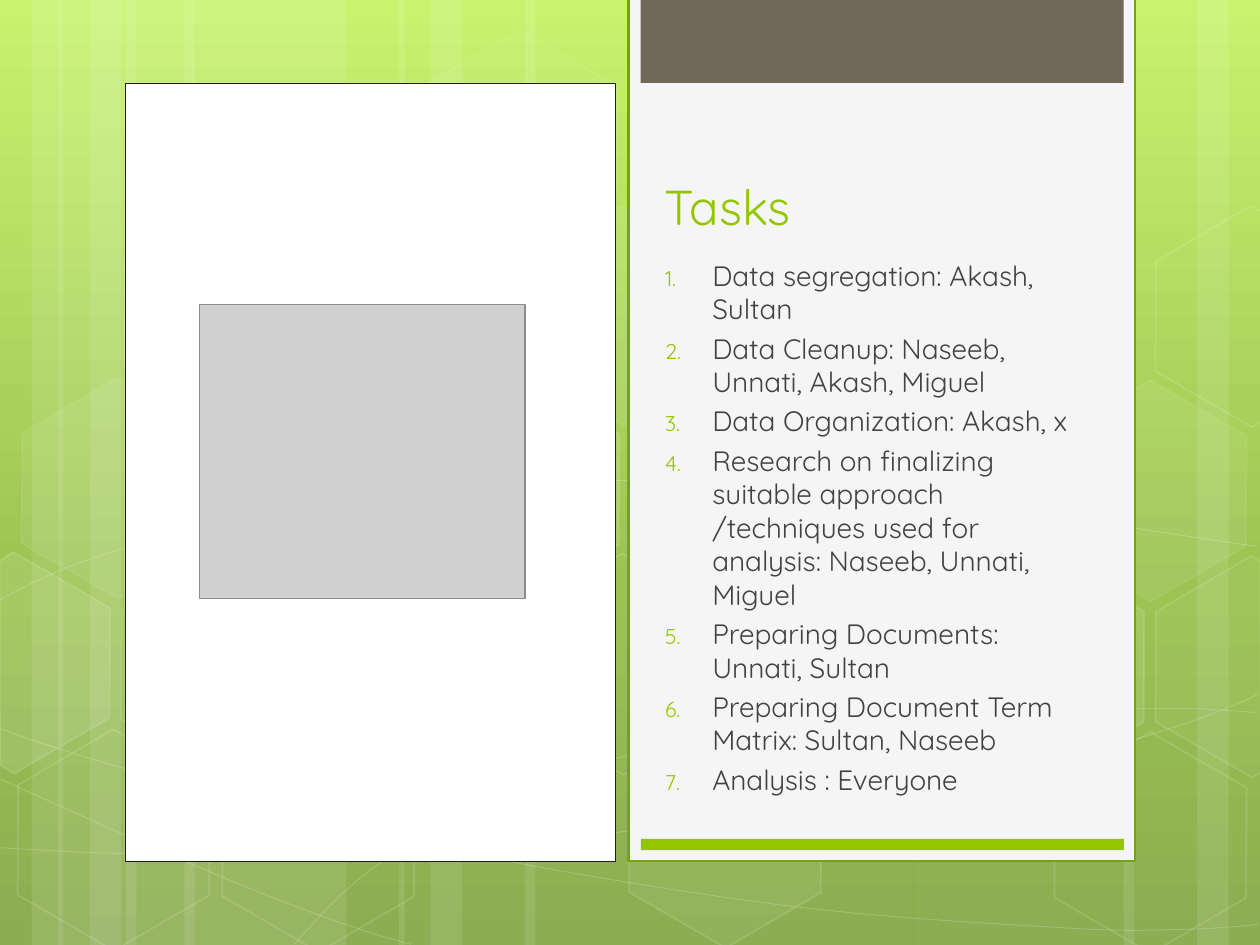
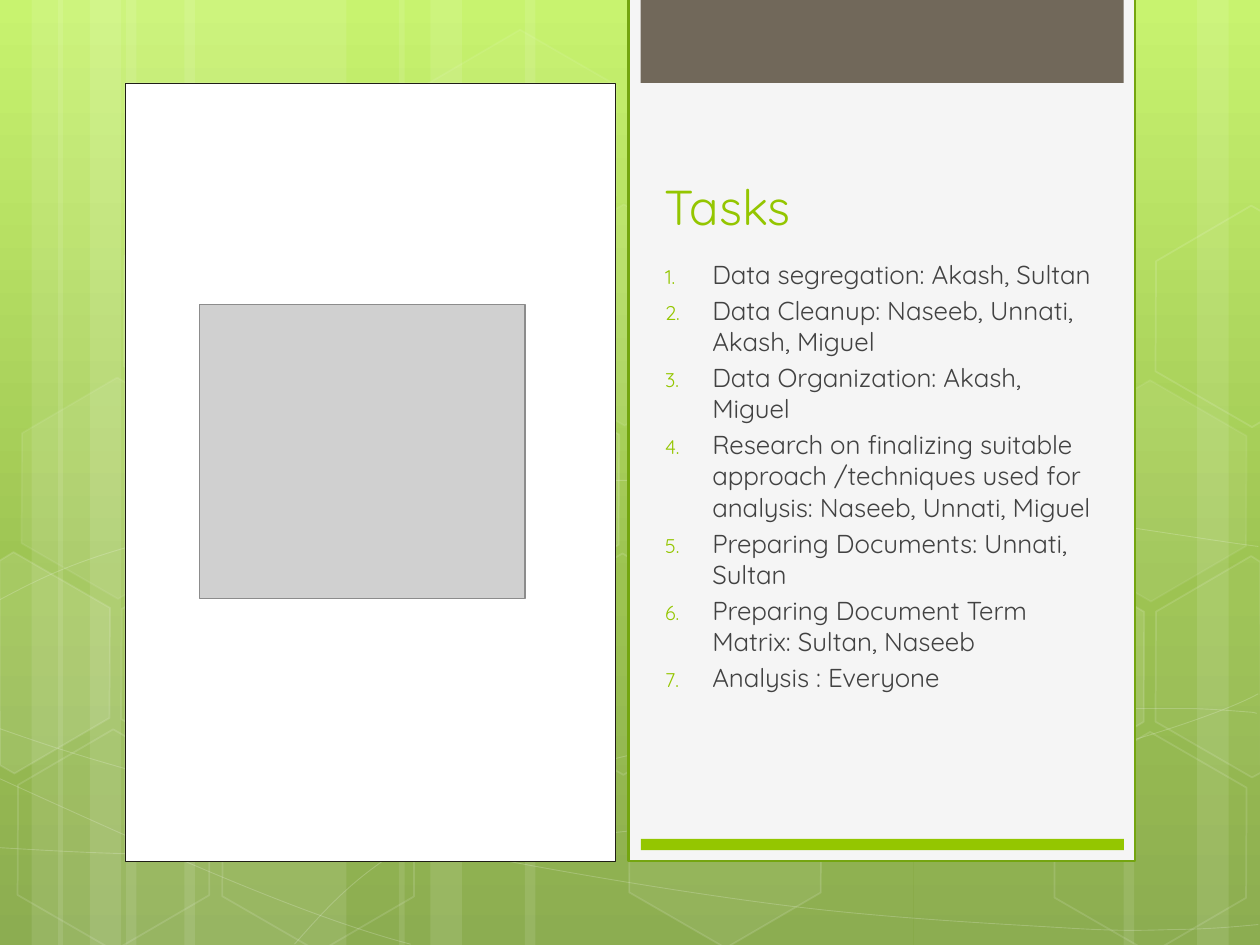
Before and after one commit to UNCG-CSE/Budget_Text_Analysis, a slide deck: slide 9 of doc/Project Review 1.pptx. Drawn at 1260x945 pixels with LibreOffice and Linux fonts; fonts in the diff are those of the drawing; grey boxes stand for pictures. Boxes give left, top, right and bottom in pixels: in the first picture for what was removed or moved away, otherwise in the second. Text is boxed around its words. In the diff, an @@ line names an element or a change of style, - is before the commit and + after.

Commit message:
content changes

```diff
--- a/doc/Project Review 1.pptx
+++ b/doc/Project Review 1.pptx
@@ text at bbox=[712, 265, 1091, 692]: size 16 to 14.8 pt in "Data segregation: Akash, Sultan", "Data Cleanup: Naseeb, Unnati, Akash, Miguel", "Research on finalizing suitable approach /techniques used ...", "Preparing Documents: Unnati, Sultan" and 2 more places @@
@@ text at bbox=[712, 368, 1021, 423]: text changed; size 16 to 14.8 pt @@
-3. Data Organization: Akash, x
+3. Data Organization: Akash, Miguel
```
